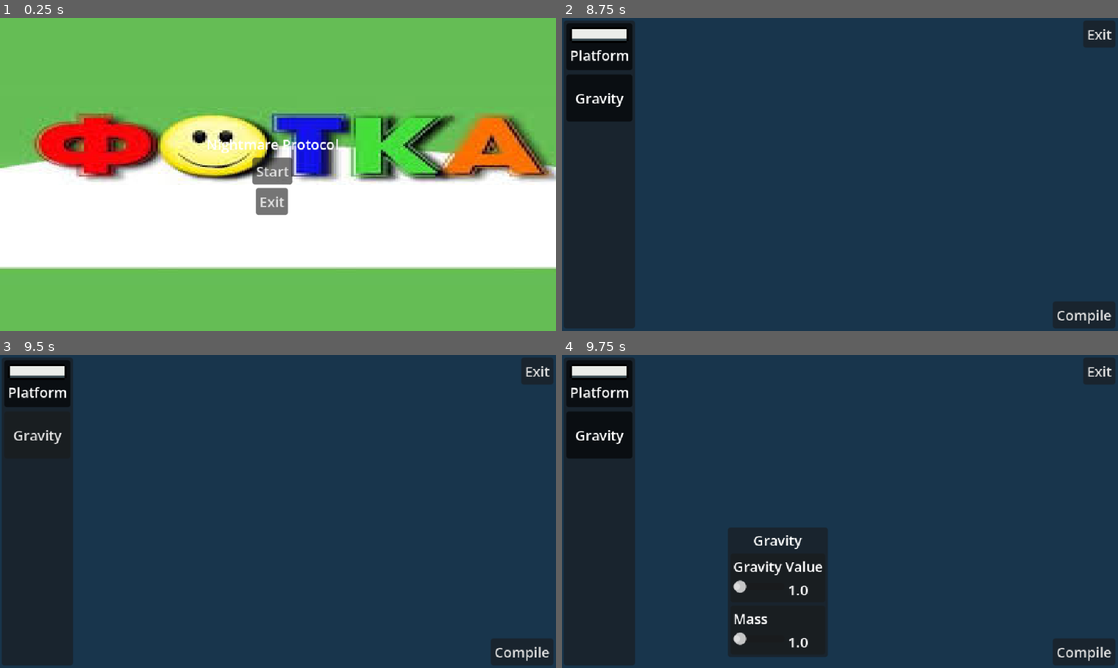
Above: before the commit, frames 1-4 (two rows, left to right).
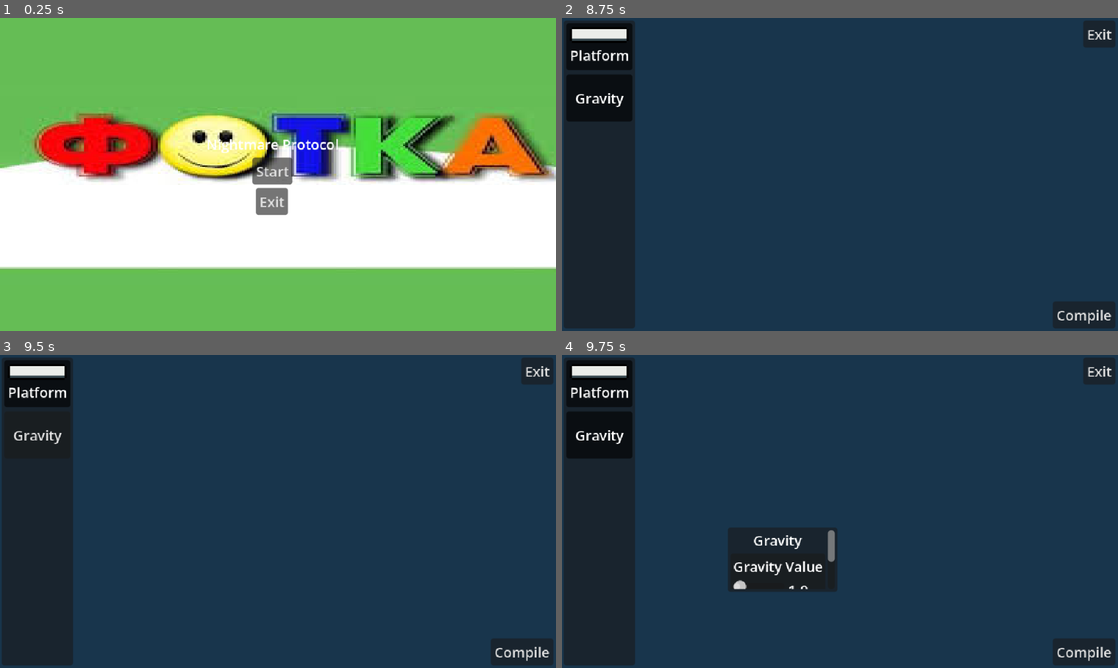
Above: after the commit, the same moments.

Repository: Chebrbober/nightmare-protocol
Game: Godot game, scene res://scenes/main_menu.tscn
The game is run twice, just before and just after one commit, with the same random seed, the same clock (stepped at 60 frames per second) and the same inputs.
Inputs (mouse positions are in pixels of both pictures, inside the frame that each line leads up to):
- Up to frame 1 (0.25 s): no input
- Up to frame 2 (8.75 s): click "Start" at 0.5 s; click "Start" at 1.25 s; click "Compile" at 2 s; click "Platform" at 2.75 s; click "Gravity" at 3.5 s; click "Compile" at 4.25 s; click "Platform" at 5 s; click "Gravity" at 5.75 s; click "Compile" at 6.5 s; click "Platform" at 7.25 s; click "Gravity" at 8 s
- Up to frame 3 (9.5 s): tap Enter at 8.75 s; move the mouse to (278, 511) at 8.77 s; click (278, 511) at 8.92 s
- Up to frame 4 (9.75 s): tap Space at 9.5 s; move the mouse to (728, 527) at 9.52 s; click (728, 527) at 9.67 s

Frames 1-3 are identical in both runs. In frame 4, 4.1% of the frame differs, in the area x 29-50%, y 55-97%.

Commit message:
Add scroll container
It will be needed when the property node is to big

Diff:
--- a/scenes/property.tscn
+++ b/scenes/property.tscn
@@ -16,10 +16,16 @@
 theme_override_constants/margin_right = 3
 theme_override_constants/margin_bottom = 3
 
-[node name="VBoxContainer" type="VBoxContainer" parent="PanelContainer/MarginContainer" unique_id=1081650947]
+[node name="ScrollContainer" type="ScrollContainer" parent="PanelContainer/MarginContainer" unique_id=710491760]
+custom_minimum_size = Vector2(0, 68)
+layout_mode = 2
+theme_override_constants/scrollbar_h_separation = 3
+horizontal_scroll_mode = 0
+
+[node name="VBoxContainer" type="VBoxContainer" parent="PanelContainer/MarginContainer/ScrollContainer" unique_id=1081650947]
 layout_mode = 2
 
-[node name="Label" type="Label" parent="PanelContainer/MarginContainer/VBoxContainer" unique_id=1671118891]
+[node name="Label" type="Label" parent="PanelContainer/MarginContainer/ScrollContainer/VBoxContainer" unique_id=1671118891]
 layout_mode = 2
 text = "Property"
 horizontal_alignment = 1
--- a/scripts/property.gd
+++ b/scripts/property.gd
@@ -1,6 +1,6 @@
 extends Node2D
 
-@onready var vbox_container = $PanelContainer/MarginContainer/VBoxContainer
+@onready var vbox_container = $PanelContainer/MarginContainer/ScrollContainer/VBoxContainer
 @onready var label = vbox_container.get_node("Label")
 
 var values: Dictionary = {}
